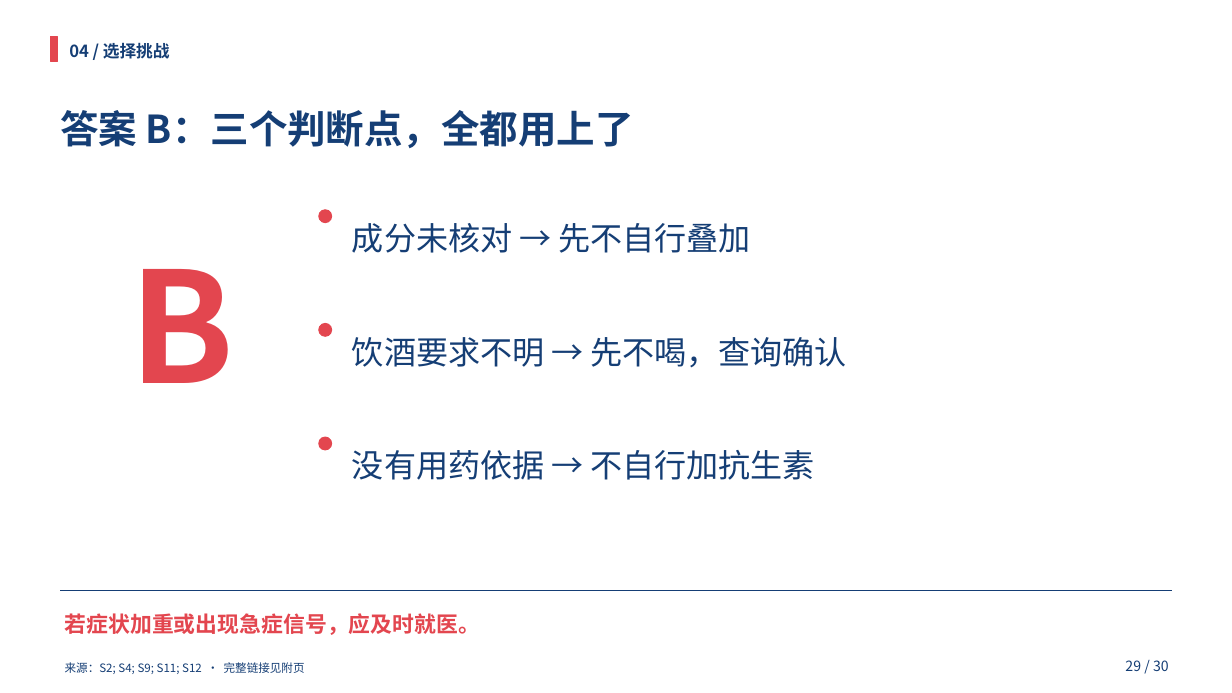
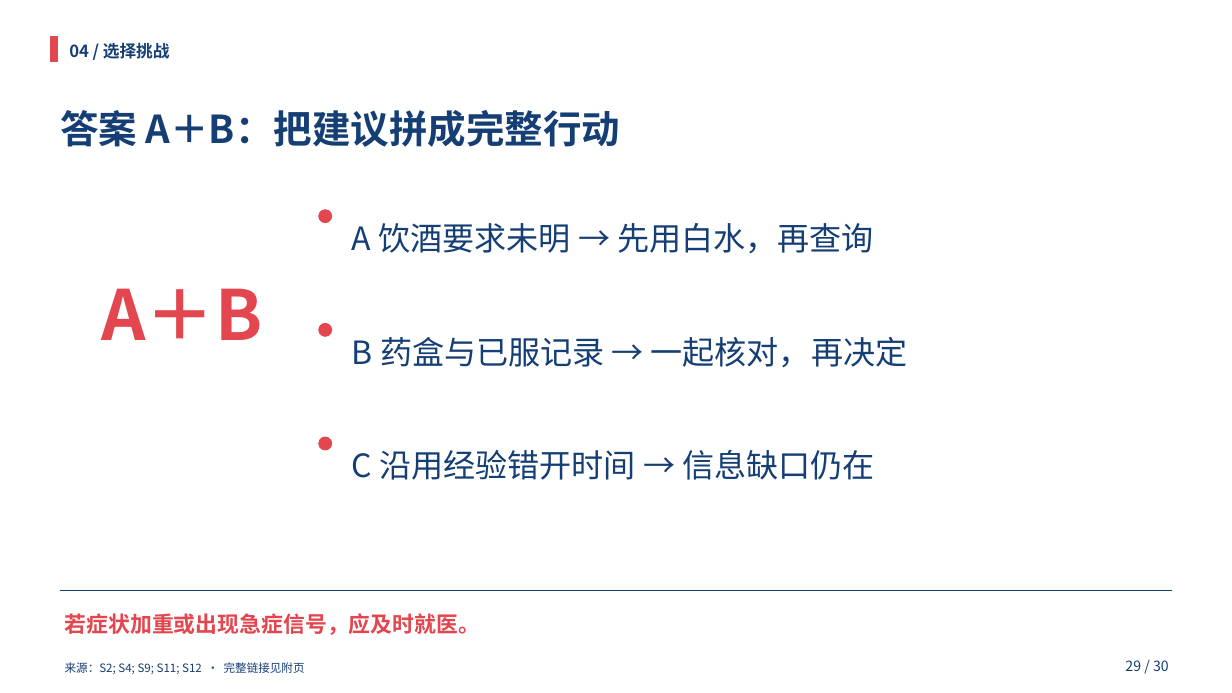
Before and after one commit to HOU-snowyfly/PPTbuilder, a slide deck: slide 29 of 交付文件/合理用药_双人35分钟.pptx. Drawn at 1232x693 pixels with LibreOffice and Linux fonts; fonts in the diff are those of the drawing. Boxes give left, top, right and bottom in pixels: in the first picture for what was removed or moved away, otherwise in the second. Text is boxed around its words. In the diff, an @@ line names an element or a change of style, - is before the commit and + after.

```diff
--- a/交付文件/合理用药_双人35分钟.pptx
+++ b/交付文件/合理用药_双人35分钟.pptx
@@ text at bbox=[60, 110, 620, 147]: text changed @@
-答案 B：三个判断点，全都用上了
+答案 A＋B：把建议拼成完整行动
@@ text at bbox=[352, 223, 873, 254]: text changed @@
-成分未核对 → 先不自行叠加
+A 饮酒要求未明 → 先用白水，再查询
@@ text at bbox=[102, 288, 263, 340]: text changed; size 120 to 54 pt @@
-B
+A＋B
@@ text at bbox=[352, 337, 907, 368]: text changed @@
-饮酒要求不明 → 先不喝，查询确认
+B 药盒与已服记录 → 一起核对，再决定
@@ text at bbox=[352, 449, 874, 480]: text changed @@
-没有用药依据 → 不自行加抗生素
+C 沿用经验错开时间 → 信息缺口仍在
```
Also in this commit, not shown: 12 other slides changed, 7 slides added, 7 slides removed, 1 other file.
